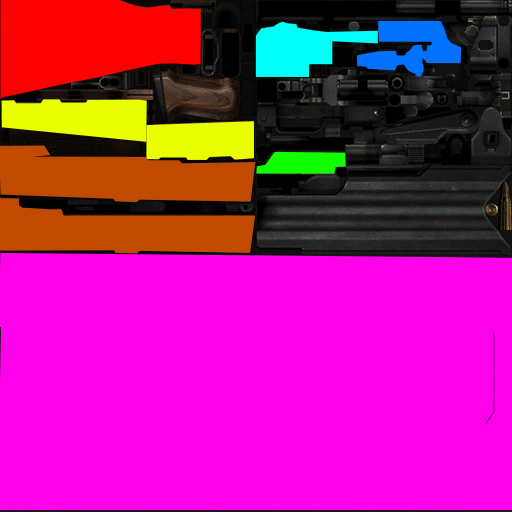
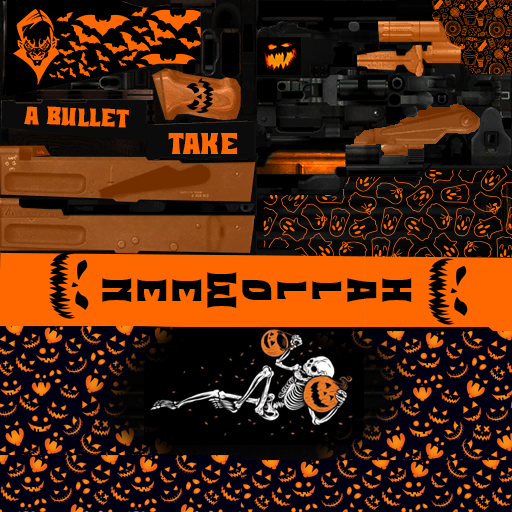
Layered file, before and after one edit (512px x 512px). Changes by layer:
added layer "Camada 15 copiar 2" in group "Magazine" over (0, 455, 512, 512)
added layer "Camada 15 copiar" in group "Magazine" over (0, 326, 512, 462)
added layer "Preenchimento de Cor 2" in group "Magazine" over (0, 0, 512, 512)
added layer "Camada 14" in group "Magazine" over (144, 319, 364, 445)
added layer "Preenchimento de Cor 1" (soft light) in group "Magazine" over (0, 0, 512, 512)
added group "Other Side" with 3 layers above "Coronha" over (0, 0, 512, 512)
added layer "ghosts" in group "Other Side" over (263, 155, 512, 282)
added layer "Preenchimento de Cor 4" (soft light) in group "Other Side" over (0, 0, 512, 512)
added layer "Camada 11" in group "Other Side" over (254, 166, 512, 257)
added layer "Draws" in group "Coronha" over (13, 7, 237, 119)
added layer "Preenchimento de Cor 3 copiar" (overlay) in group "Coronha" over (0, 0, 512, 512)
added layer "Preenchimento de Cor 3" in group "Coronha" over (0, 0, 512, 512)
added group "Gatilho de reculo" with 3 layers above "Sides" over (0, 0, 512, 512)
added layer "Preenchimento de Cor 9" (addition) in group "Gatilho de reculo" over (0, 0, 512, 512)
added layer "Preenchimento de Cor 8" (addition) in group "Sides" over (0, 0, 512, 512)
added layer "Preenchimento de Cor 6" in group "Apoio" over (0, 0, 512, 512)
added layer "Preenchimento de Cor 7" (overlay) in group "Ferrolho" over (0, 0, 512, 512)
added layer "Preenchimento de Cor 5" in group "Parte Superior" over (0, 0, 512, 512)
added layer "Preenchimento de Cor 11" (addition) in group "Mid Bico" over (0, 0, 512, 512)
added group "Cano + Dot" with 6 layers above "Grip" over (0, 0, 512, 512)
added layer "Preenchimento de Cor 12" (overlay) in group "Cano + Dot" over (0, 0, 512, 512)
added group "Grip" with 3 layers above "Camada 1" over (0, 0, 512, 512)
added layer "Preenchimento de Cor 10" (addition) in group "Grip" over (0, 0, 512, 512)
…and 14 more changes (14 added)
